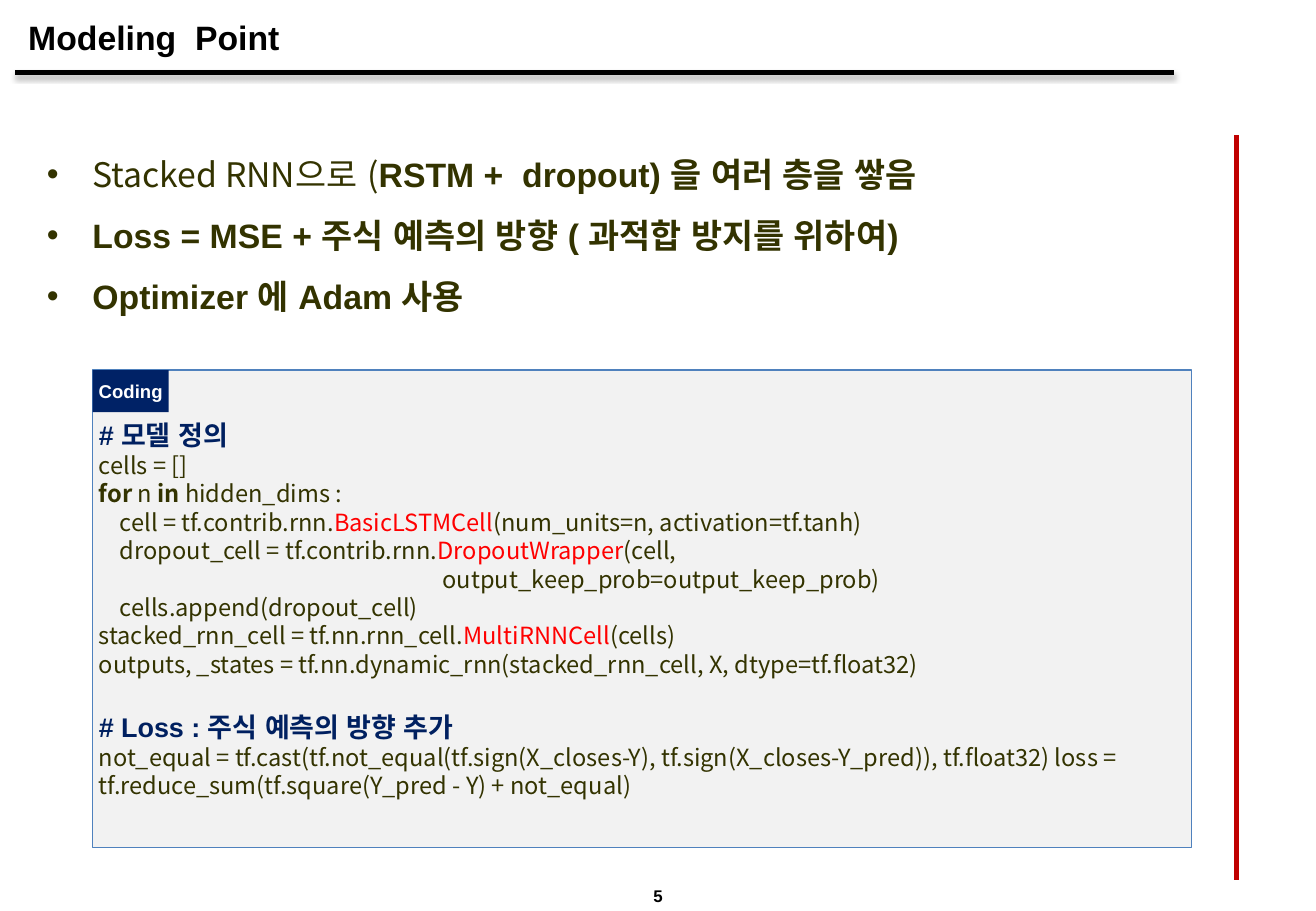
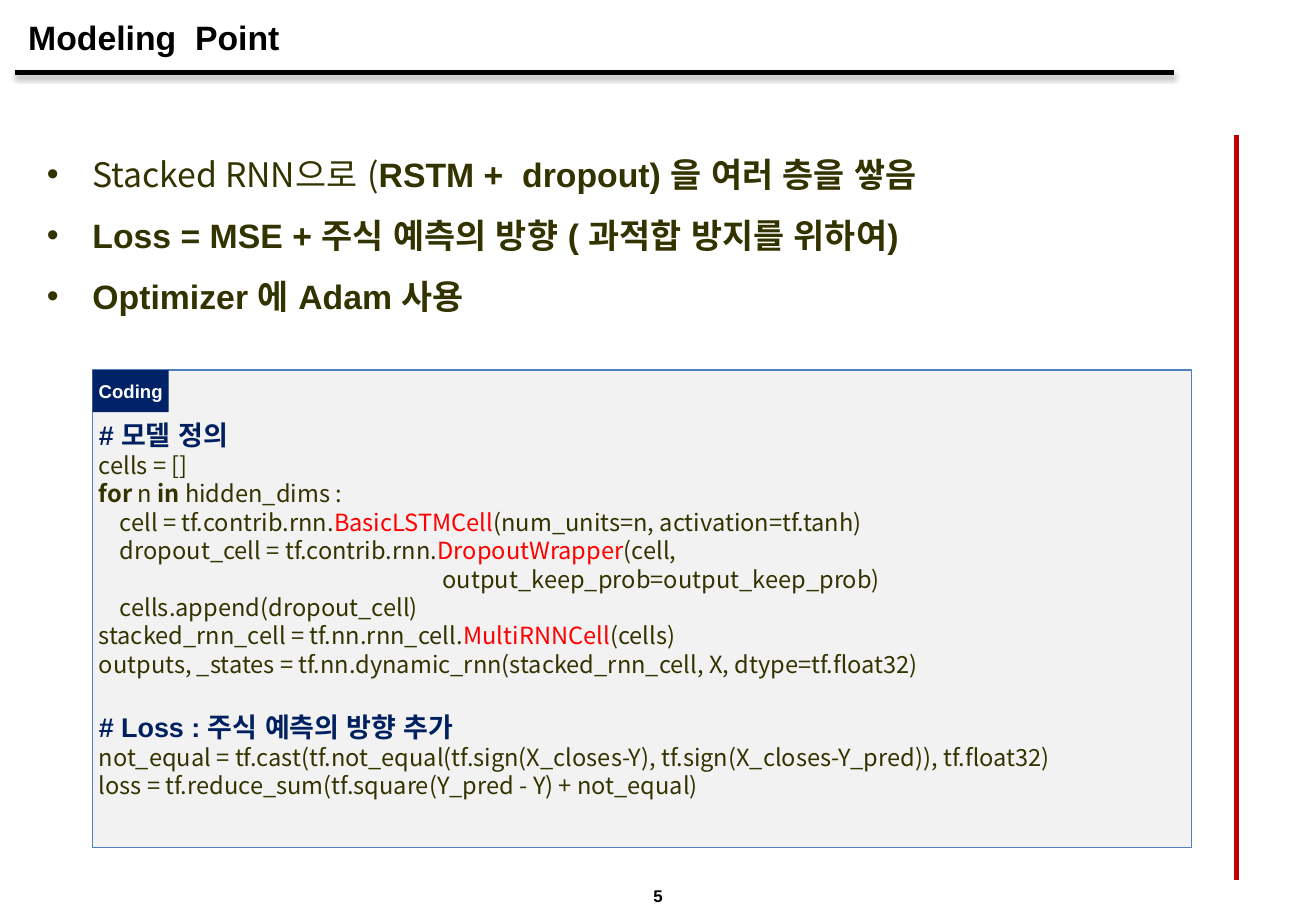
Before and after one commit to llejo3/deep-learning, a slide deck: slide 6 of stock_learning_rnn/DL Final Presentation_v3.pptx. Drawn at 1316x911 pixels with LibreOffice and Linux fonts; fonts in the diff are those of the drawing; background and template pictures are left out. Boxes give left, top, right and bottom in pixels: in the first picture for what was removed or moved away, otherwise in the second. Text is boxed around its words. In the diff, an @@ line names an element or a change of style, - is before the commit and + after.

```diff
--- a/stock_learning_rnn/DL Final Presentation_v3.pptx
+++ b/stock_learning_rnn/DL Final Presentation_v3.pptx
@@ text in rectangle at (99,747,1049,800): text changed @@
-not_equal = tf.cast(tf.not_equal(tf.sign(X_closes-Y), tf.sign(X_closes-Y_pred)), tf.float32) loss = tf.reduce_sum(tf.square(Y_pred - Y) + not_equal)
+not_equal = tf.cast(tf.not_equal(tf.sign(X_closes-Y), tf.sign(X_closes-Y_pred)), tf.float32)
+loss = tf.reduce_sum(tf.square(Y_pred - Y) + not_equal)
```
Also in this commit, not shown: 4 other slides changed.
